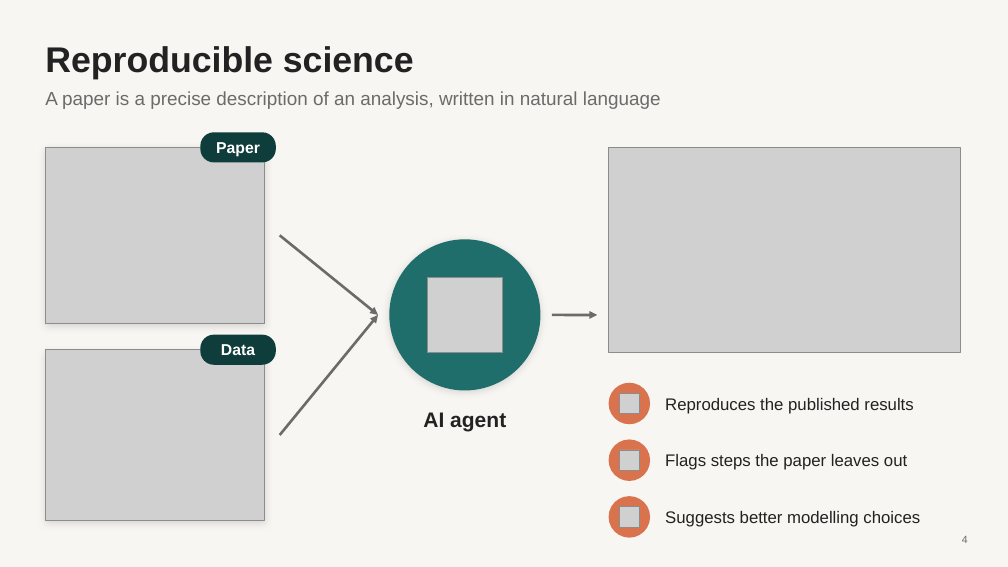
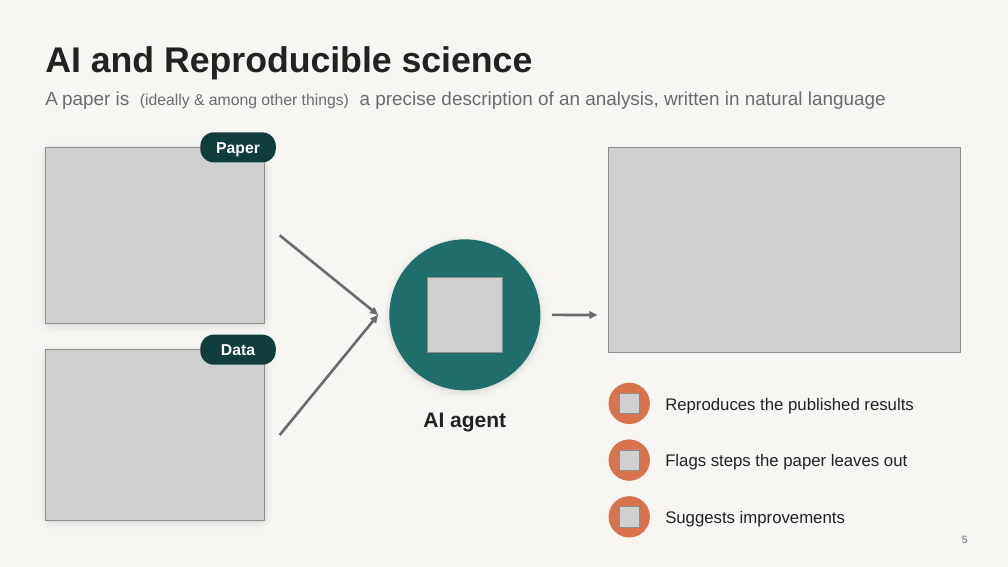
Before and after one commit to luntergroup/health-in-context-agents-workshop, a slide deck: slide 5 of material/intro-slides/reproducible_science.pptx (slide 4 before the commit). Drawn at 1008x567 pixels with LibreOffice and Linux fonts; fonts in the diff are those of the drawing; grey boxes stand for pictures. Boxes give left, top, right and bottom in pixels: in the first picture for what was removed or moved away, otherwise in the second. Text is boxed around its words. In the diff, an @@ line names an element or a change of style, - is before the commit and + after.

```diff
--- a/material/intro-slides/reproducible_science.pptx
+++ b/material/intro-slides/reproducible_science.pptx
@@ title at (x1=45, y1=46, x2=533, y2=79): text changed @@
-Reproducible science
+AI and Reproducible science
@@ text at (x1=45, y1=91, x2=886, y2=109): text changed @@
-A paper is a precise description of an analysis, written in natural language
+A paper is (ideally & among other things) a precise description of an analysis, written in natural language
@@ text at (x1=665, y1=511, x2=845, y2=527): text changed @@
-Suggests better modelling choices
+Suggests improvements
@@ page number at (x1=962, y1=536, x2=968, y2=543): text changed @@
-4
+5
```
Also in this commit, not shown: 2 other slides changed, 1 slide added.
